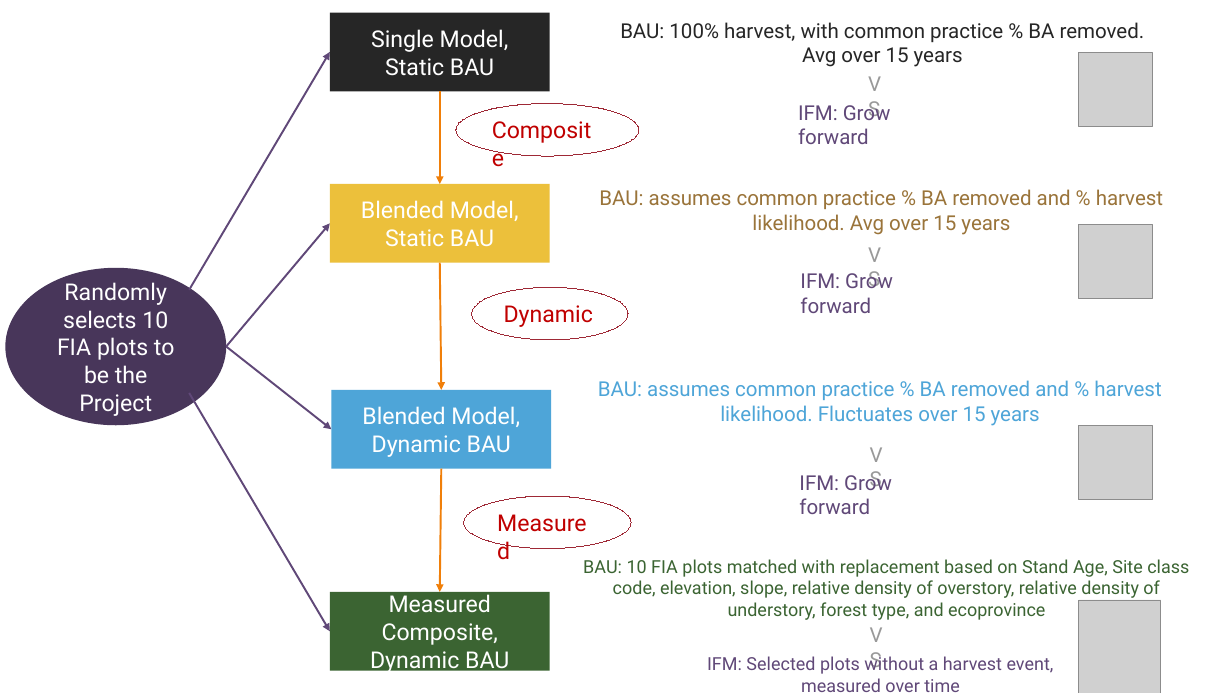
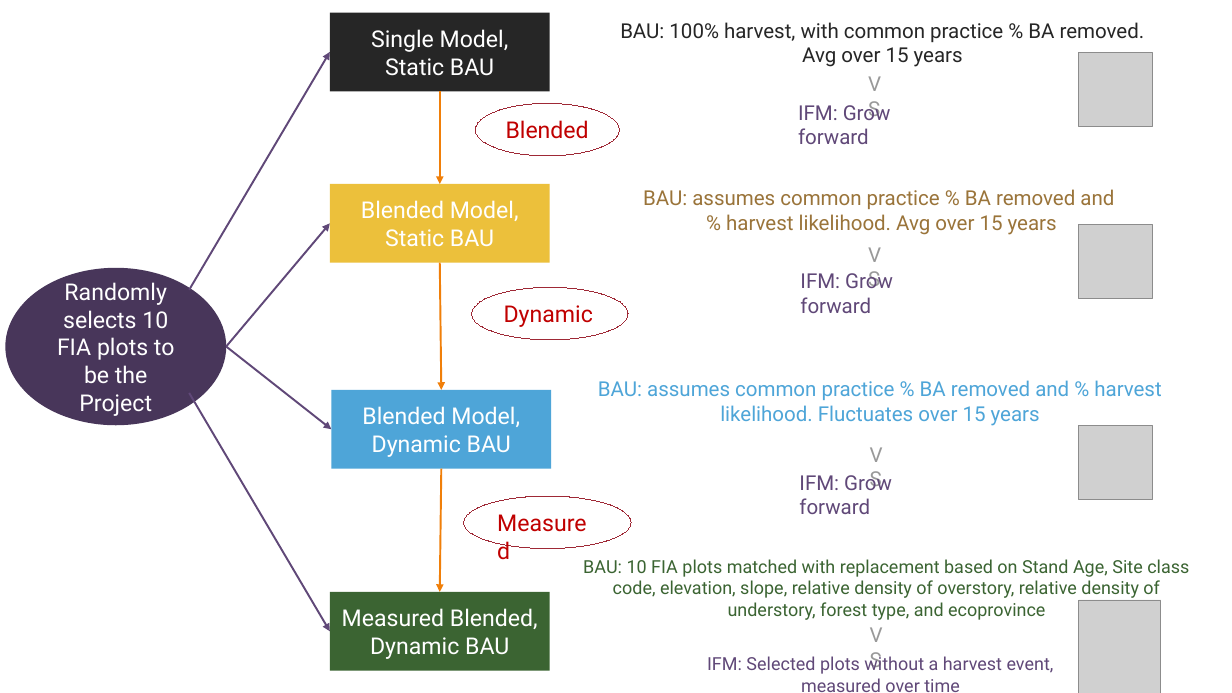
Before and after one commit to cchambe12/dynamic_carbonaccounting, a slide deck: slide 1 of analyses/figures/zarchive/methods_graphic.pptx. Drawn at 1232x693 pixels with LibreOffice and Linux fonts; fonts in the diff are those of the drawing; grey boxes stand for pictures. Boxes give left, top, right and bottom in pixels: in the first picture for what was removed or moved away, otherwise in the second. Text is boxed around its words. In the diff, an @@ line names an element or a change of style, - is before the commit and + after.

```diff
--- a/analyses/figures/zarchive/methods_graphic.pptx
+++ b/analyses/figures/zarchive/methods_graphic.pptx
@@ ellipse "Blended": place and size @@
-ellipse "Blended" at [456, 104, 639, 156]
+ellipse "Blended" at [476, 104, 620, 156]
@@ text in ellipse at [506, 120, 589, 139]: text changed @@
-Composite
+Blended
@@ text at [643, 189, 1114, 235]: text changed @@
-BAU: assumes common practice % BA removed and % harvest likelihood. Avg over 15 years
+BAU: assumes common practice % BA removed and
+% harvest likelihood. Avg over 15 years
@@ text in rectangle at [370, 608, 538, 659]: text changed @@
-Measured Composite, Dynamic BAU
+Measured Blended, Dynamic BAU
```
Also in this commit, not shown: 28 other files.
